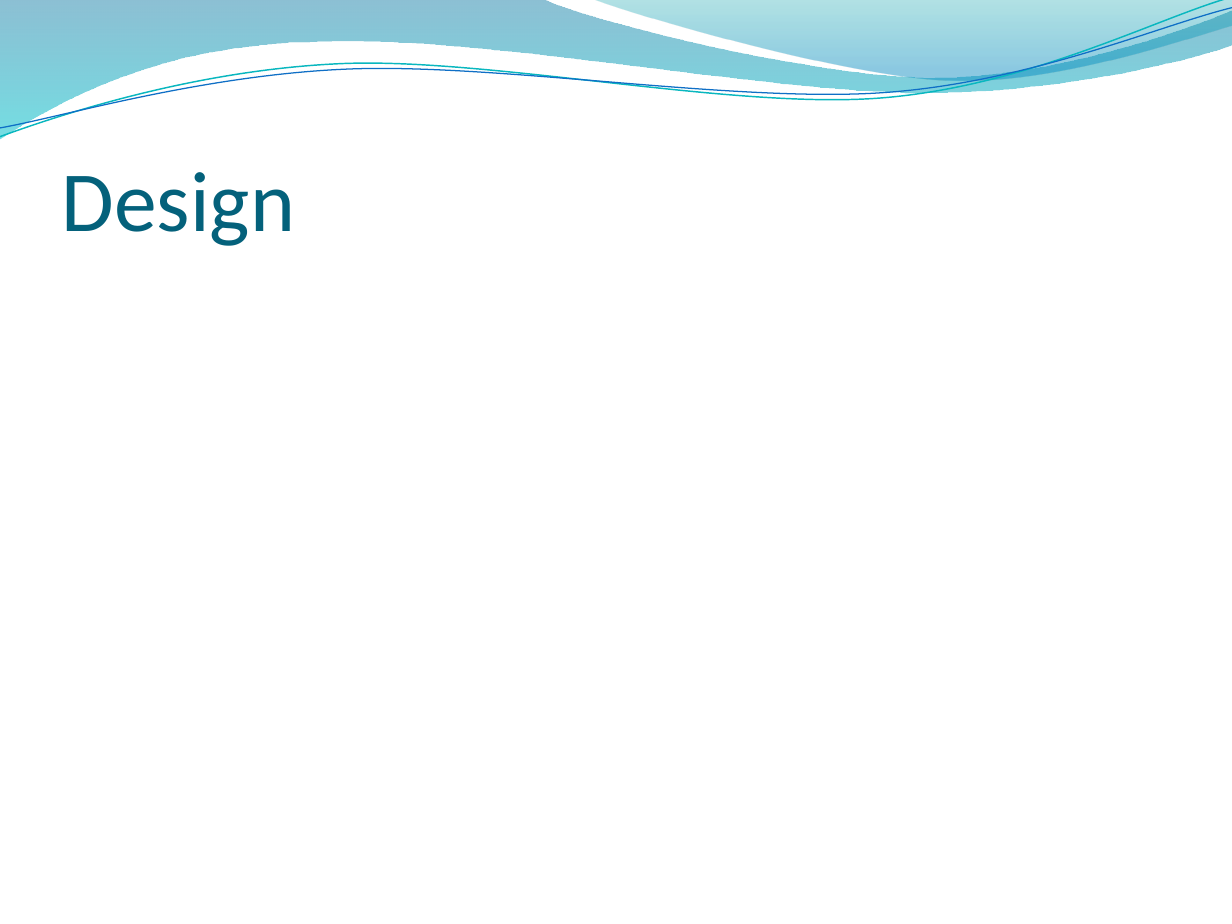
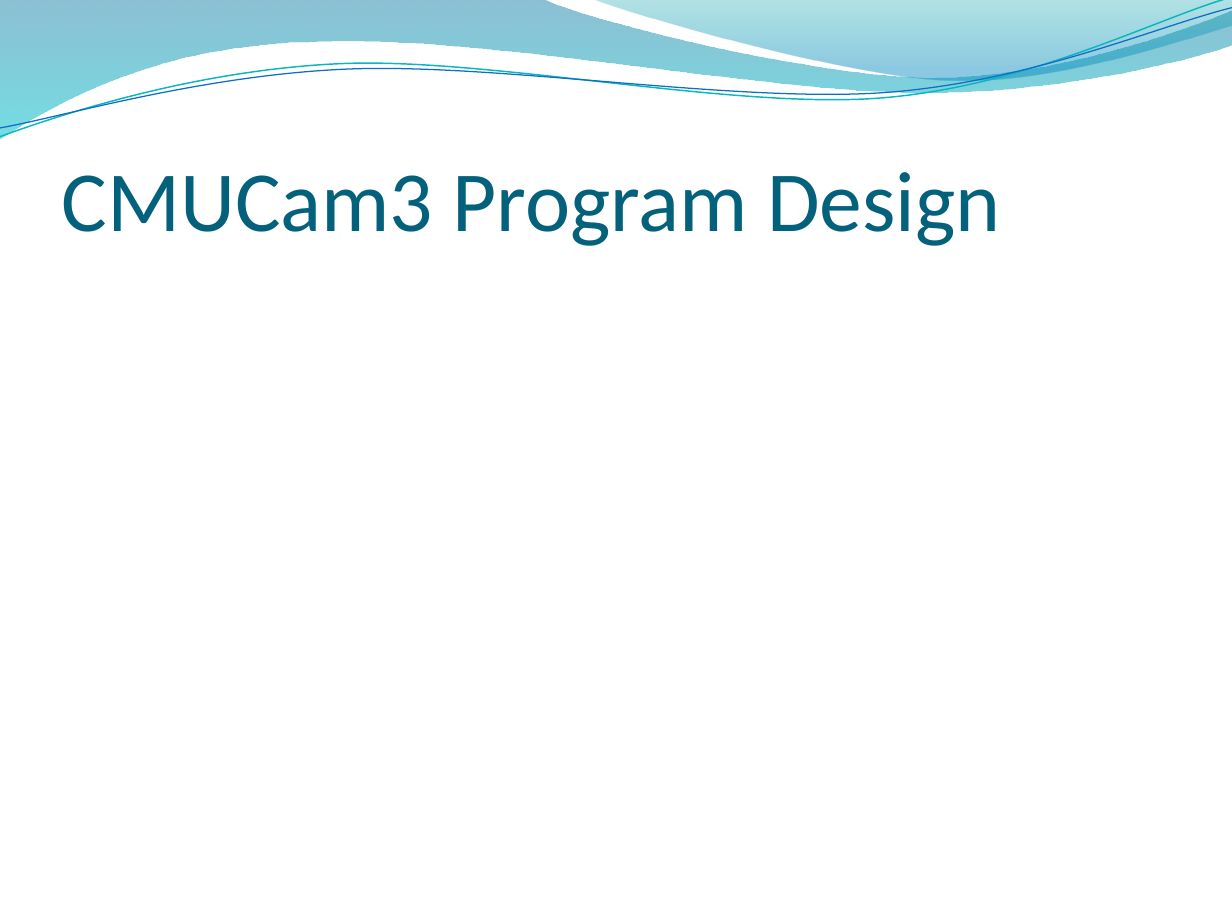
Before and after one commit to tasbal/cpsc483, a slide deck: slide 12 of MISC/Final Presentation.pptx (slide 11 before the commit). Drawn at 1232x924 pixels with LibreOffice and Linux fonts; fonts in the diff are those of the drawing; background and template pictures are left out. Boxes give left, top, right and bottom in pixels: in the first picture for what was removed or moved away, otherwise in the second. Text is boxed around its words. In the diff, an @@ line names an element or a change of style, - is before the commit and + after.

```diff
--- a/MISC/Final Presentation.pptx
+++ b/MISC/Final Presentation.pptx
@@ title at (x1=62, y1=172, x2=1000, y2=246): text changed @@
-Design
+CMUCam3 Program Design
```
Also in this commit, not shown: 7 other slides changed, 2 slides added, 6 slides removed, 1 other file.
